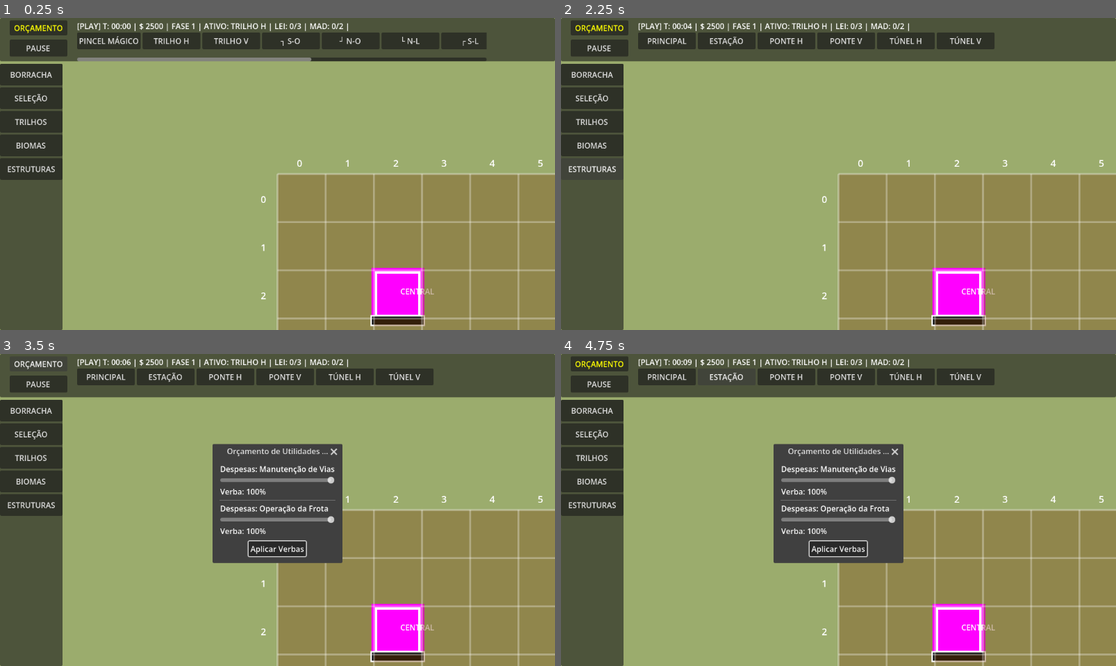
Above: before the commit, frames 1-4 (two rows, left to right).
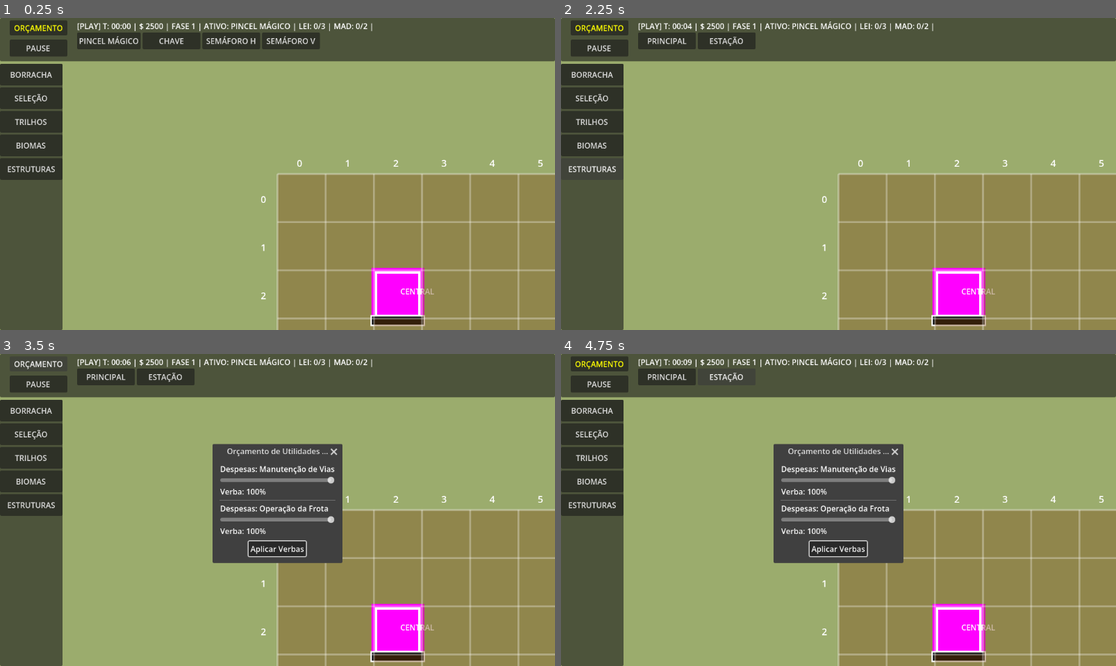
Above: after the commit, the same moments.

Repository: jonathanhenriques/tremOS
Game: Godot game, scene res://scenes/main/main.tscn
Same seed, same stepped clock (60 frames per second), same inputs: the game is played once before the commit and once after it. The project has no main scene, so this scene is started directly.
Inputs:
- Up to frame 1 (0.25 s): no input
- Up to frame 2 (2.25 s): click "TRILHOS" at 0.5 s; click "BIOMAS" at 1.25 s; click "ESTRUTURAS" at 2 s
- Up to frame 3 (3.5 s): click "ORÇAMENTO" at 2.75 s
- Up to frame 4 (4.75 s): click "PRINCIPAL" at 3.5 s; click "ESTAÇÃO" at 4.25 s

The runs differ from the first frame. In frame 1, 3.0% of the frame differs, in the area x 13-88%, y 1-14%; in frame 2, 2.5%; in frame 3, 2.5%; in frame 4, 2.5%.

Commit message:
diminuindo Botoes Manuais (O Pincel Definitivo)

Diff:
--- a/scenes/main/game_manager.gd
+++ b/scenes/main/game_manager.gd
@@ -1,4 +1,4 @@
-# game_manager.gd - Física de Trens em Tempo Real e Semáforos
+# game_manager.gd - O Pincel Definitivo e Limpeza de UI
 extends Node2D
 
 @export var tamanho_mapa: int = 20
@@ -7,7 +7,7 @@
 
 var tile_scene = preload("res://scenes/tile/tile.tscn")
 var matriz_mapa = []
-var estado_selecionado = 3
+var estado_selecionado = 22 # Agora o jogo começa direto no Pincel Mágico
 var astar = AStar2D.new()
 var trens_ativos = {}
 var info_label: Label
@@ -45,7 +45,8 @@
 var custos_construcao = {3: 10, 4: 10, 18: 15, 19: 15, 20: 15, 21: 15, 5: 30, 6: 40, 7: 50, 12: 100, 13: 100, 15: 150, 16: 150, 23: 50, 24: 50}
 var estacoes_oferta = {}
 
-var categorias = {"TRILHOS": [22, 3, 4, 18, 19, 20, 21, 5, 6, 7, 23, 24], "BIOMAS": [2, 11, 14, 9, 10], "ESTRUTURAS": [17, 8, 12, 13, 15, 16]}
+# --- UI LIMPA (APOSENTADORIA DOS BOTÕES MANUAIS) ---
+var categorias = {"TRILHOS": [22, 7, 23, 24], "BIOMAS": [2, 11, 14, 9, 10], "ESTRUTURAS": [17, 8]}
 var nomes_tiles = {0: "BORRACHA", 1: "SELEÇÃO", 2: "TERRA", 3: "TRILHO H", 4: "TRILHO V", 18: "┐ S-O", 19: "┘ N-O", 20: …(268 unchanged characters)…
 
 @onready var mapa_node = $"../Mapa"
@@ -67,7 +68,6 @@
 			if tempo_semana >= duracao_semana:
 				_gerar_relatorio_semanal()
 
-			# NOVA FÍSICA FRAME A FRAME
 			_processar_movimento_trens(delta)
 
 		_atualizar_status_bar()
@@ -200,11 +200,13 @@
 func gastar_dinheiro(id_ferramenta, pos_tela: Vector2 = Vector2.ZERO) -> bool:
 	var custo = custos_construcao.get(id_ferramenta, 0)
 	if custo == 0: return true
+	if dinheiro < custo: return false
 	dinheiro -= custo; _atualizar_status_bar()
 	if pos_tela != Vector2.ZERO: _spawn_floating_text(pos_tela, "- $" + str(custo), Color.RED)
 	return true
 
 func gastar_dinheiro_especifico(valor: int, pos_tela: Vector2) -> bool:
+	if dinheiro < valor: return false
 	dinheiro -= valor; _atualizar_status_bar()
 	if pos_tela != Vector2.ZERO: _spawn_floating_text(pos_tela, "- $" + str(valor), Color.RED)
 	return true
@@ -359,8 +361,6 @@
 			var tipo = matriz_mapa[x][y]
 			if not _eh_trilho_ou_estacao(tipo): continue
 
-			# REMOVIDO o bloqueio físico por Chave/Semáforo no AStar.
-			# Agora o AStar sempre conhece o caminho, e o bloqueio é feito apenas no Movimento!
 			if trilhos_quebrados.has(Vector2i(x,y)): continue
 
 			astar.add_point(x + y * tamanho_mapa, Vector2(x, y))
@@ -396,7 +396,7 @@
 	if tipo in [5, 6, 7, 8, 17]: return true
 	return false
 
-# --- NOVO: FÍSICA E MOVIMENTO FRAME A FRAME ---
+# --- FÍSICA E MOVIMENTO FRAME A FRAME ---
 func _processar_movimento_trens(delta):
 	for id in trens_ativos.keys():
 		var t = trens_ativos[id]
@@ -426,19 +426,19 @@
 			t.rotation = prev_pos.angle_to_point(t.position)
 			t.set_meta("prev_pos", t.position)
 
-		# Se chegou no ponto alvo (Estação ou Curva intermediária)
+		# Se chegou no ponto alvo
 		if t.position.distance_to(alvo) < 1.0:
 			if indo:
 				if idx < pts.size() - 1:
 					t.set_meta("indice_alvo", idx + 1)
-				else: # Chegou na estação de coleta
+				else:
 					t.set_meta("indo", false)
 					if pts.size() > 1: t.set_meta("indice_alvo", idx - 1)
 					t.get_node("Vagao").color = cores_carga[carga]
 			else:
 				if idx > 0:
 					t.set_meta("indice_alvo", idx - 1)
-				else: # Voltou pra Central
+				else:
 					t.set_meta("indo", true)
 					if pts.size() > 1: t.set_meta("indice_alvo", 1)
 					t.get_node("Vagao").color = Color(0.3, 0.3, 0.3)
@@ -456,7 +456,6 @@
 		var origem = trem.get_meta("origem")
 		var destino = trem.get_meta("destino")
 
-		# O único momento em que o trem morre agora é se o trilho debaixo dele for apagado (ou quebrado por desastre)
 		var path = astar.get_id_path(origem.x + origem.y * tamanho_mapa, destino.x + destino.y * tamanho_mapa)
 		if path.size() < 2:
 			ids_para_remover.append(id)
@@ -474,6 +473,7 @@
 			if matriz_mapa[x][y] == 17: principal = Vector2i(x, y)
 			if matriz_mapa[x][y] == 8: alvos.append(Vector2i(x, y))
 	if principal == Vector2i(-1, -1): return
+
 	for d in alvos:
 		var p_ids = astar.get_id_path(principal.x + principal.y*tamanho_mapa, d.x + d.y*tamanho_mapa)
 		if p_ids.size() > 1:
@@ -492,7 +492,6 @@
 	vag.position = Vector2(-75, -15)
 	t.add_child(vag)
 
-	# Salvando Dados Lógicos
 	t.set_meta("origem", o)
 	t.set_meta("destino", d)
 	t.set_meta("carga", carga)
@@ -507,8 +506,12 @@
 	t.set_meta("prev_pos", pos_inicial)
 	t.position = pos_inicial
 
-# --- PINCEL MÁGICO INTELIGENTE E AUTO-TILER ---
+# --- O PINCEL DEFINITIVO (AUTO-TILER COM BIOMAS) ---
 func _prever_pincel_magico(x, y) -> int:
+	var t = _get_tile_at(x, y)
+	var bioma = 2
+	if t: bioma = t.base_bioma
+
 	var dirs = [Vector2i(0,-1), Vector2i(0,1), Vector2i(-1,0), Vector2i(1,0)]
 	var v = []
 	for d in dirs:
@@ -534,11 +537,25 @@
 	elif v.size() == 1:
 		if v[0].x != 0: tipo = 3
 		else: tipo = 4
+
+	# Adaptação Inteligente para Pontes e Túneis
+	if bioma == 11:
+		tipo = 12 if (tipo == 3 or tipo in [18,19,20,21,5,6]) else 13
+	elif bioma == 14:
+		tipo = 15 if (tipo == 3 or tipo in [18,19,20,21,5,6]) else 16
+
 	return tipo
 
 func aplicar_pincel_magico(x, y):
 	if x < 0 or x >= tamanho_mapa or y < 0 or y >= tamanho_mapa: return
-	if matriz_mapa[x][y] in [17, 8, 10]: return
+
+	# Proteção: O pincel não sobrescreve a central, estações, pedras, chaves ou semáforos
+	if matriz_mapa[x][y] in [17, 8, 10, 7, 23, 24]: return
+
+	var t = _get_tile_at(x, y)
+	# Proteção: O pincel não corta árvore sozinho. O jogador deve usar a borracha antes!
+	if t and t.estado_atual == 9 and not t.arvore_cortada: return
+
 	var tipo = _prever_pincel_magico(x, y)
 
 	if matriz_mapa[x][y] != tipo:
@@ -547,7 +564,6 @@
 		if gastar_dinheiro(tipo, pos_tela):
 			if tile_antigo not in [2, 11, 14, 9, 10]: reembolsar_dinheiro(tile_antigo, pos_tela)
 			matriz_mapa[x][y] = tipo
-			var t=_get_tile_at(x,y)
 			if t:
 				t.estado_atual=tipo
 				t.queue_redraw()
@@ -558,7 +574,8 @@
 		var ny = y + d.y
 		if nx >= 0 and nx < tamanho_mapa and ny >= 0 and ny < tamanho_mapa:
 			var tipo_vizinho = matriz_mapa[nx][ny]
-			if tipo_vizinho in [3, 4, 18, 19, 20, 21, 5, 6]:
+			# O Auto-Tiler agora atinge trilhos normais, pontes e túneis
+			if tipo_vizinho in [3, 4, 18, 19, 20, 21, 5, 6, 12, 13, 15, 16]:
 				var novo_tipo = _prever_pincel_magico(nx, ny)
 				if tipo_vizinho != novo_tipo:
 					matriz_mapa[nx][ny] = novo_tipo
